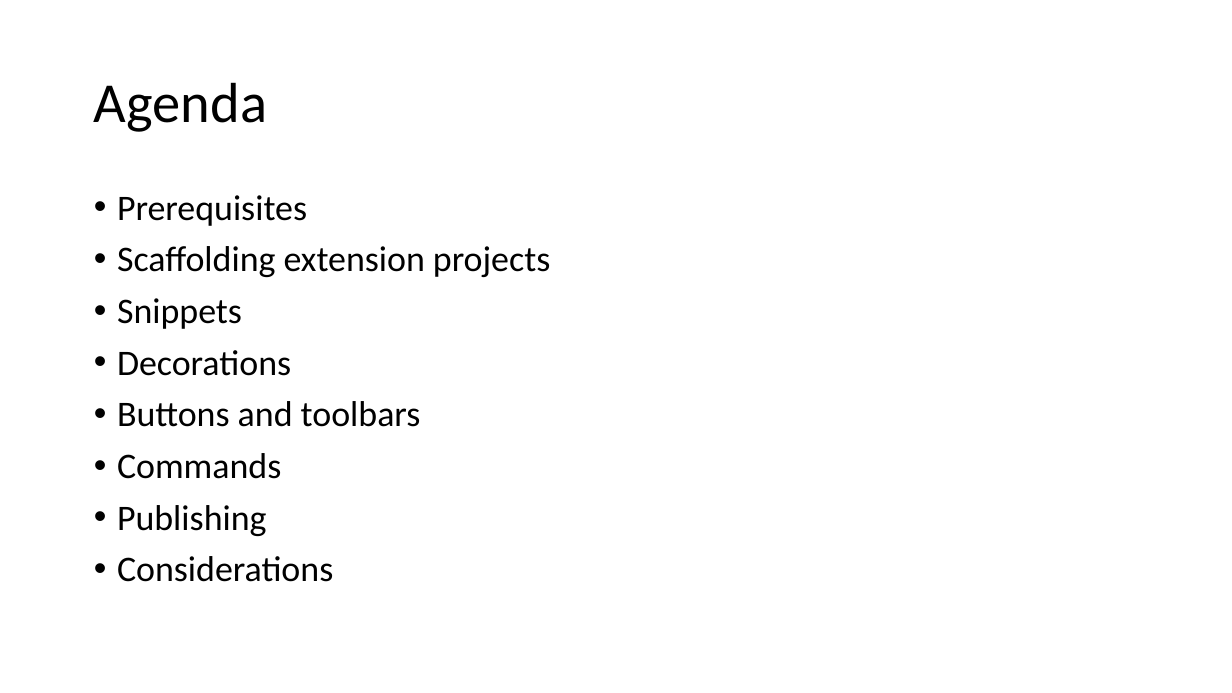
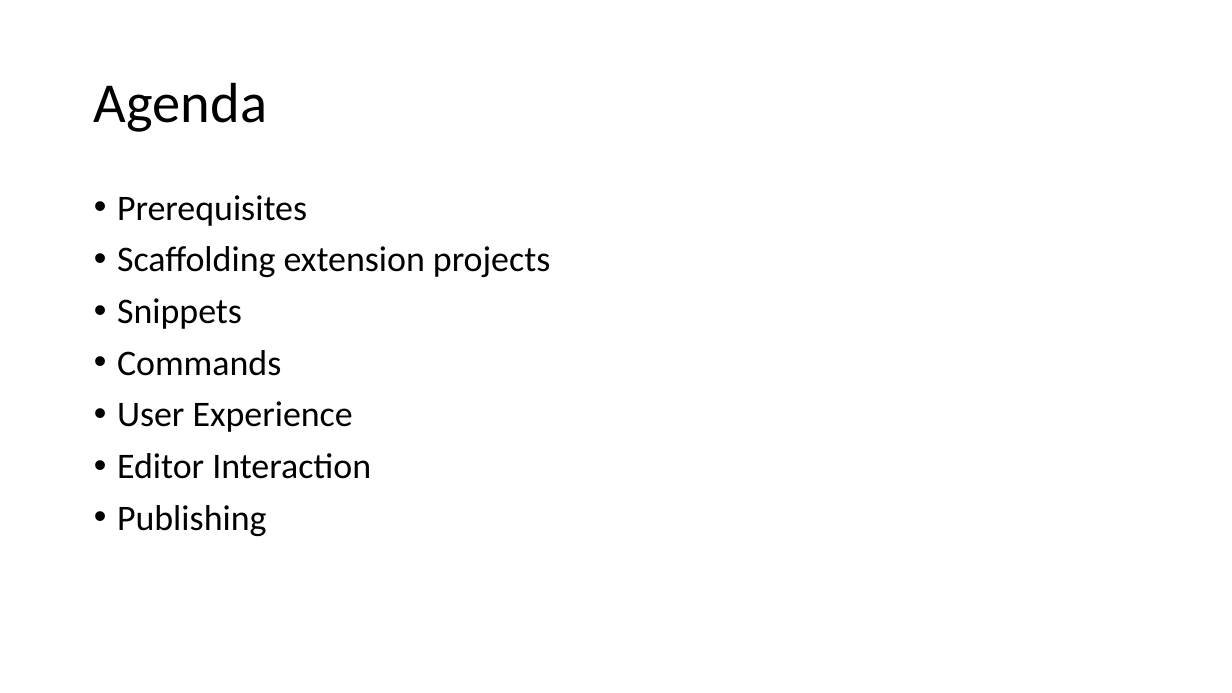
Before and after one commit to bradygaster-zz/extending-vscode-talk, a slide deck: slide 2 of extending-vs-code.pptx. Drawn at 1232x693 pixels with LibreOffice and Linux fonts; fonts in the diff are those of the drawing. Boxes give left, top, right and bottom in pixels: in the first picture for what was removed or moved away, otherwise in the second. Text is boxed around its words. In the diff, an @@ line names an element or a change of style, - is before the commit and + after.

Commit message:
updated deck

```diff
--- a/extending-vs-code.pptx
+++ b/extending-vs-code.pptx
@@ text at <box>117,350,421,427</box>: paragraphs removed @@
-• Decorations
-• Buttons and toolbars
@@ text at <box>117,401,371,479</box>: paragraphs added @@
+• User Experience
+• Editor Interaction
@@ text at <box>117,556,333,582</box>: paragraph removed @@
-• Considerations
```
Also in this commit, not shown: 1 other slide changed, 2 slides added, 8 slides removed.
